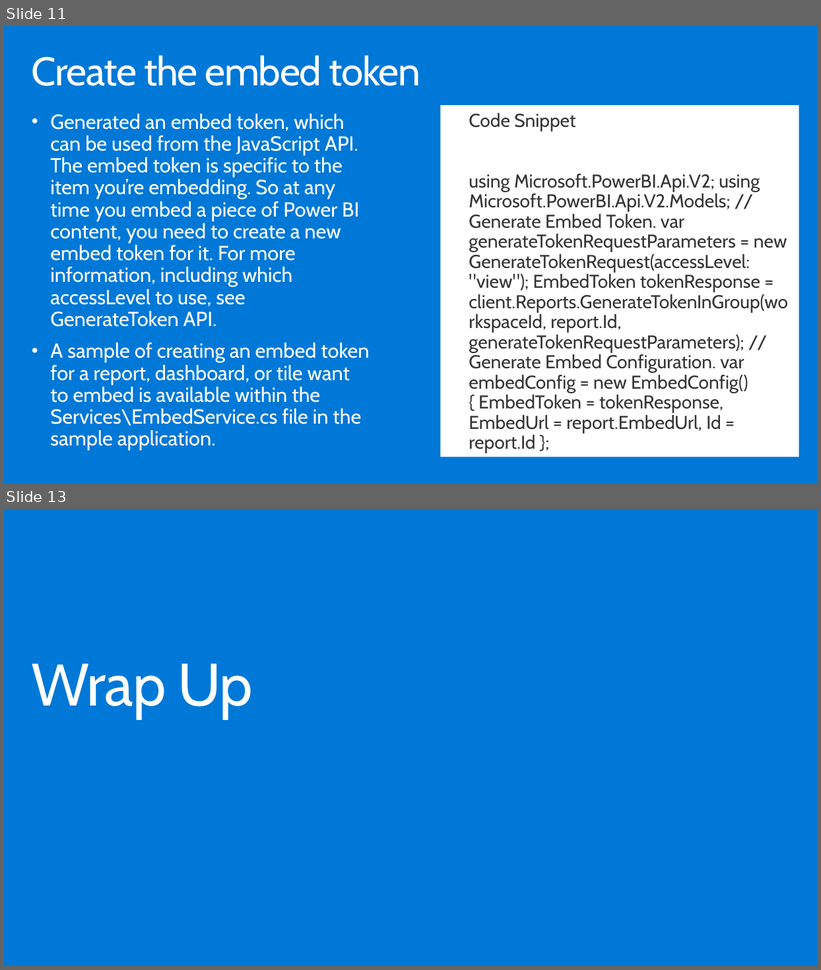
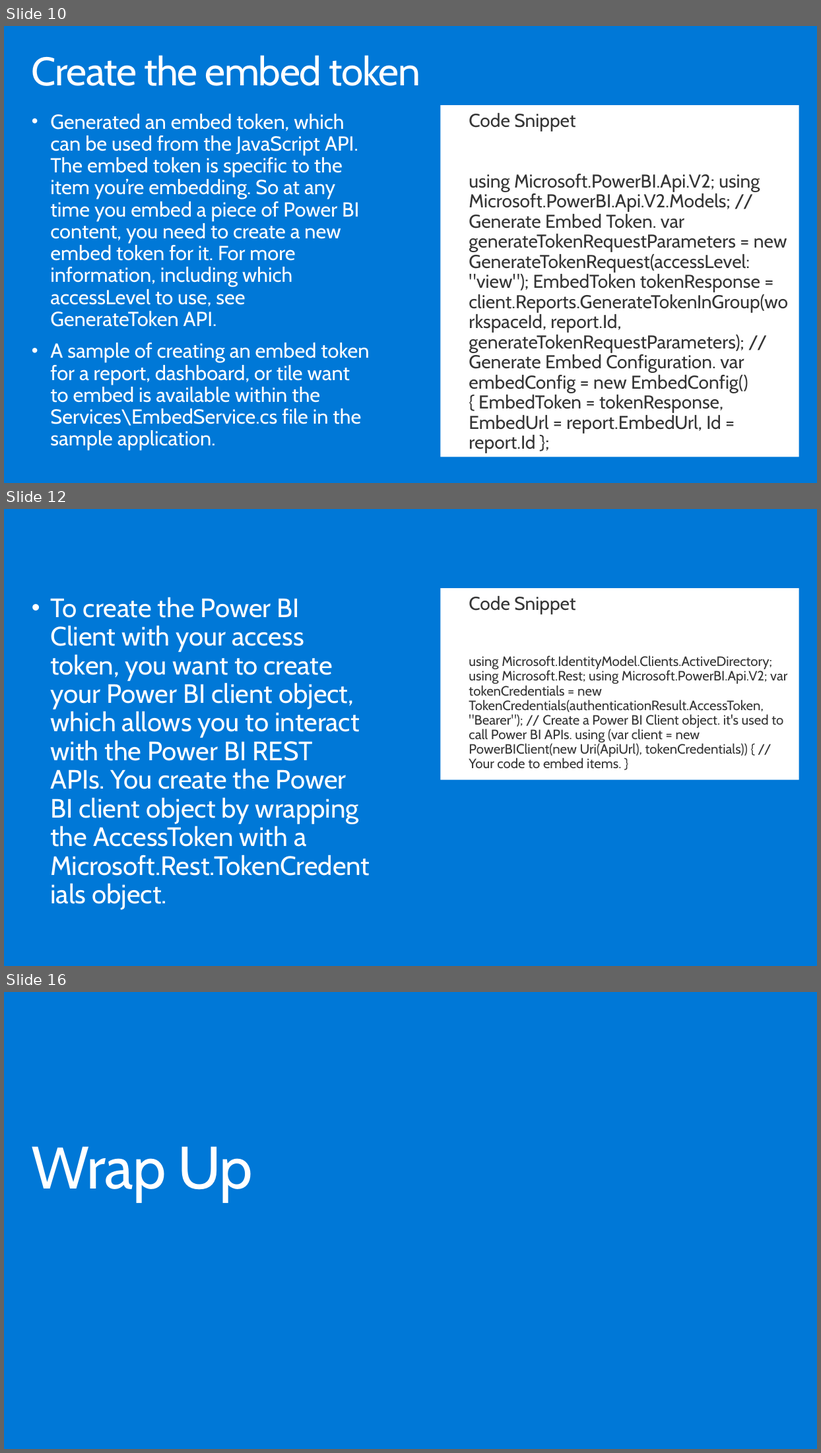
Before and after one commit to hnc198/AzurePowerBI, a slide deck: Hands-on Modules/Embedding/5. Ways to Embed Power BI objects.pptx. Shown one above the other, each under a label of ours: slides 11 and 13 before the commit, slides 10, 12 and 16 after it; the slides between them are not shown. The pictures are 821x970 and 821x1453 pixels, drawn with LibreOffice and Linux fonts; fonts in the diff are those of the drawing. Boxes give left, top, right and bottom in pixels: in the first picture for what was removed or moved away, otherwise in the second. Text is boxed around its words. In the diff, an @@ line names an element or a change of style, - is before the commit and + after.

```diff
--- a/Hands-on Modules/Embedding/5. Ways to Embed Power BI objects.pptx
+++ b/Hands-on Modules/Embedding/5. Ways to Embed Power BI objects.pptx
@@ slide 12 added at bbox=[4, 509, 817, 966], background #0078D7 @@
@@ text added at bbox=[50, 597, 370, 910], 31.4 pt, text #FFFFFF @@
+• To create the Power BI Client with your access token, you want to create your Power BI client object, which allows you to interact with the Power BI REST APIs. You create the Power BI client object by wrapping the AccessToken with a Microsoft.Rest.TokenCredentials object.
@@ text added at bbox=[441, 588, 799, 780], fill #FFFFFF, 16 pt, text #353535 @@
+• Code Snippet
+• using Microsoft.IdentityModel.Clients.ActiveDirectory; using Microsoft.Rest; using Microsoft.PowerBI.Api.V2; var tokenCredentials = new TokenCredentials(authenticationResult.AccessToken, "Bearer"); // Create a Power BI Client object. it's used to call Power BI APIs. using (var client = new PowerBIClient(new Uri(ApiUrl), tokenCredentials)) { // Your code to embed items. }
@@ what was slide 11 is now slide 10 @@
@@ what was slide 13 is now slide 16 @@
```
Also in this commit, not shown: 5 slides changed, 2 other slides added, 4 other files.
